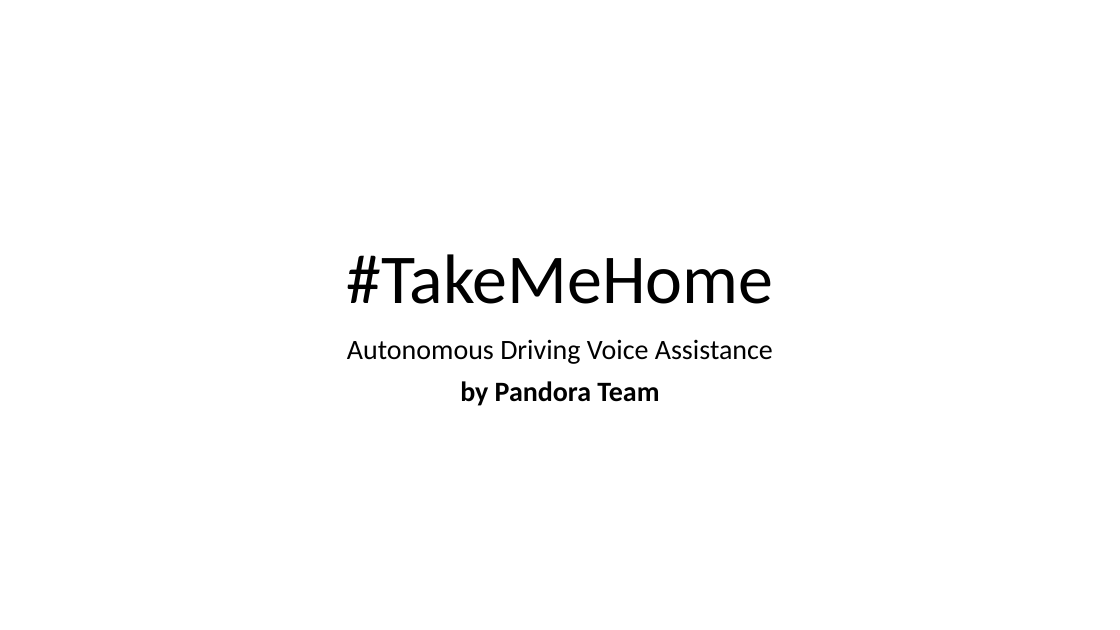
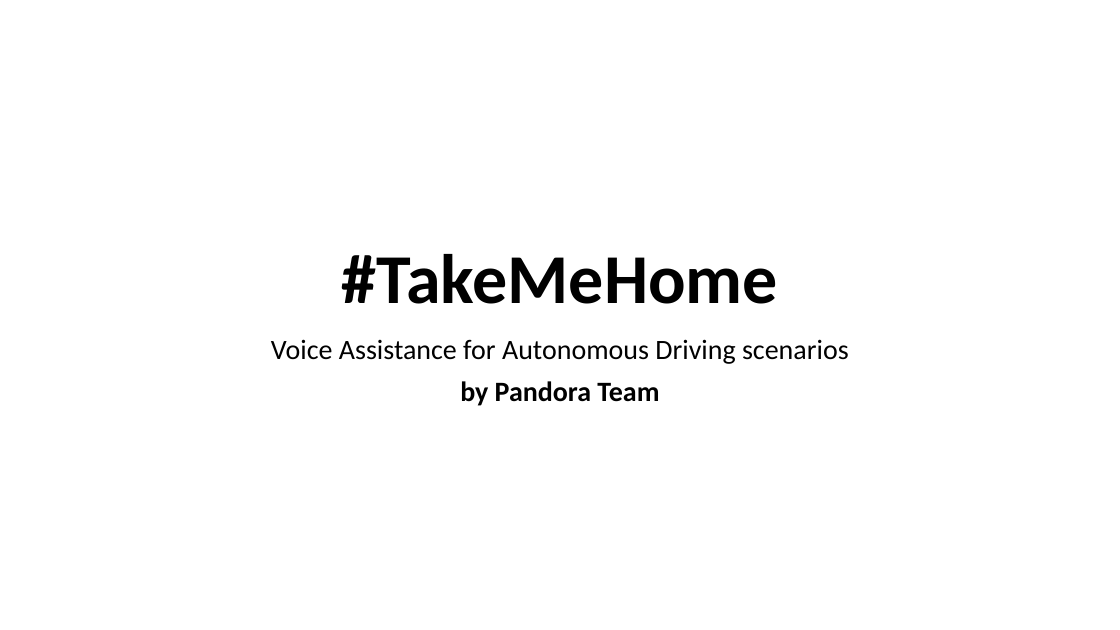
Before and after one commit to olpotkin/CarTalkHack-Luxoft, a slide deck: slide 1 of Presentation.pptx. Drawn at 1120x630 pixels with LibreOffice and Linux fonts; fonts in the diff are those of the drawing; background and template pictures are left out. Boxes give left, top, right and bottom in pixels: in the first picture for what was removed or moved away, otherwise in the second. Text is boxed around its words. In the diff, an @@ line names an element or a change of style, - is before the commit and + after.

```diff
--- a/Presentation.pptx
+++ b/Presentation.pptx
@@ title "#TakeMeHome" at box(342, 254, 778, 304): bold on @@
@@ subtitle at box(271, 339, 849, 364): text changed @@
-Autonomous Driving Voice Assistance
+Voice Assistance for Autonomous Driving scenarios
```
Also in this commit, not shown: 4 other slides changed.
